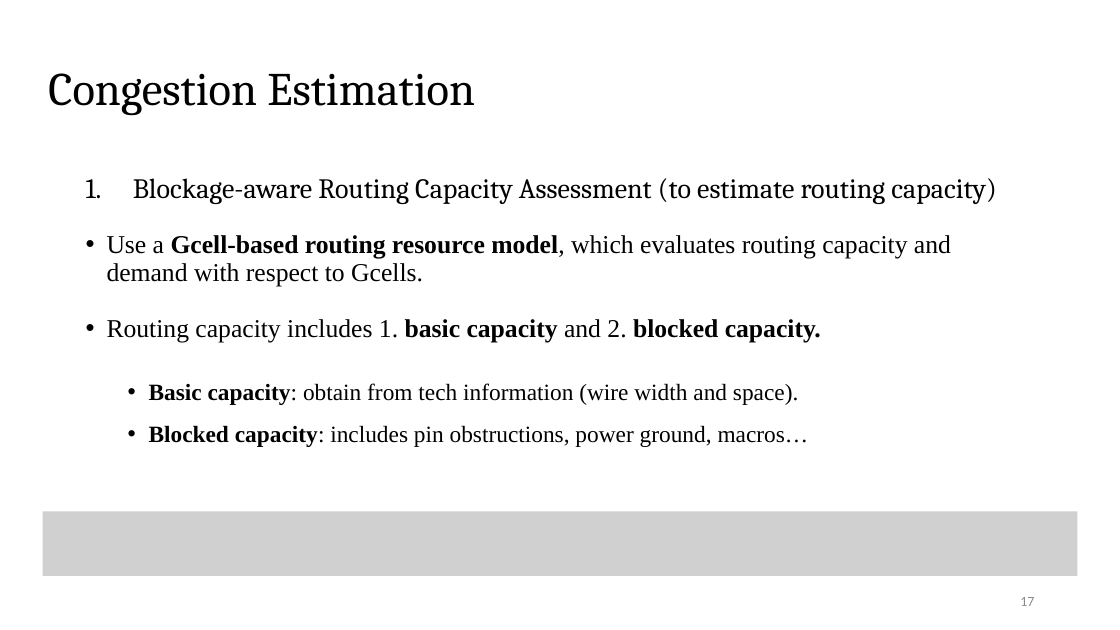
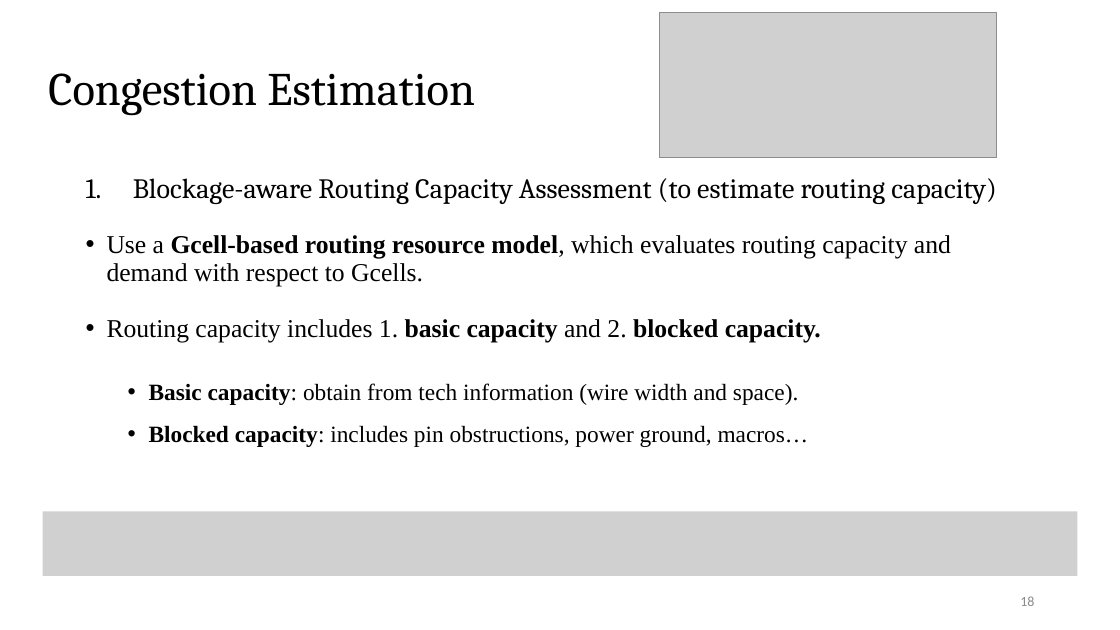
Before and after one commit to Pacific-Feng-Studuies/Studied-Papers, a slide deck: slide 19 of GM/Placement/PUFFER A Routability-Driven Placement Framework via Cell Padding/PUFFER A Routability-Driven Placement Framework via Cell Padding.pptx (slide 18 before the commit). Drawn at 1120x630 pixels with LibreOffice and Linux fonts; fonts in the diff are those of the drawing; grey boxes stand for pictures. Boxes give left, top, right and bottom in pixels: in the first picture for what was removed or moved away, otherwise in the second. Text is boxed around its words. In the diff, an @@ line names an element or a change of style, - is before the commit and + after.

```diff
--- a/GM/Placement/PUFFER A Routability-Driven Placement Framework via Cell Padding/PUFFER A Routability-Driven Placement Framework via Cell Padding.pptx
+++ b/GM/Placement/PUFFER A Routability-Driven Placement Framework via Cell Padding/PUFFER A Routability-Driven Placement Framework via Cell Padding.pptx
@@ picture added at box(660, 13, 996, 158) @@
@@ page number at box(1020, 596, 1034, 606): text changed @@
-17
+18
```
Also in this commit, not shown: 3 other slides changed, 1 slide added.
